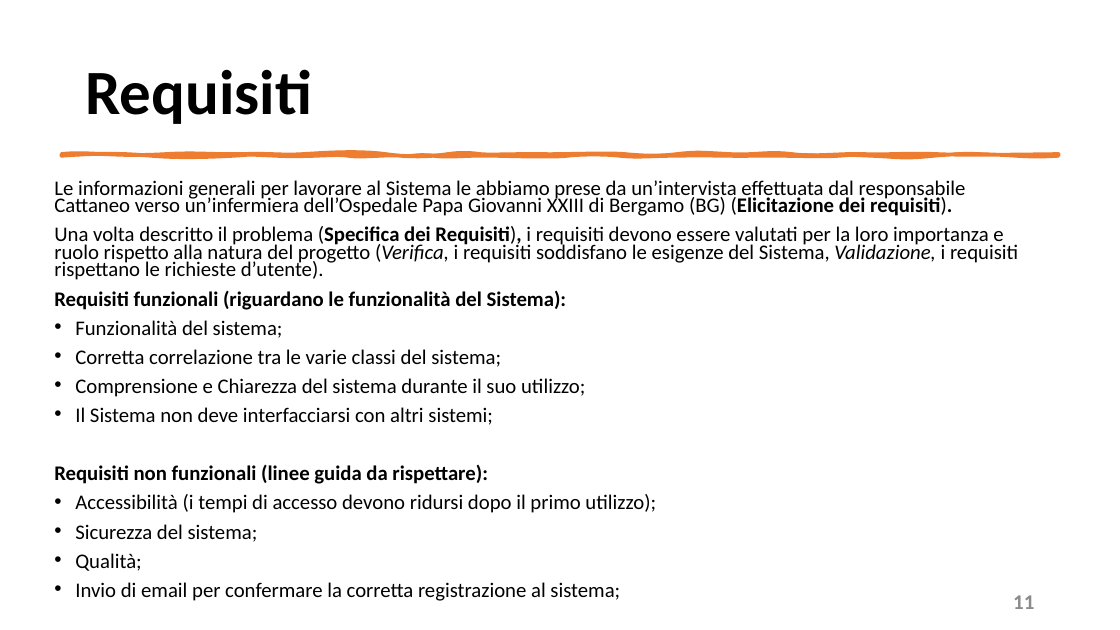
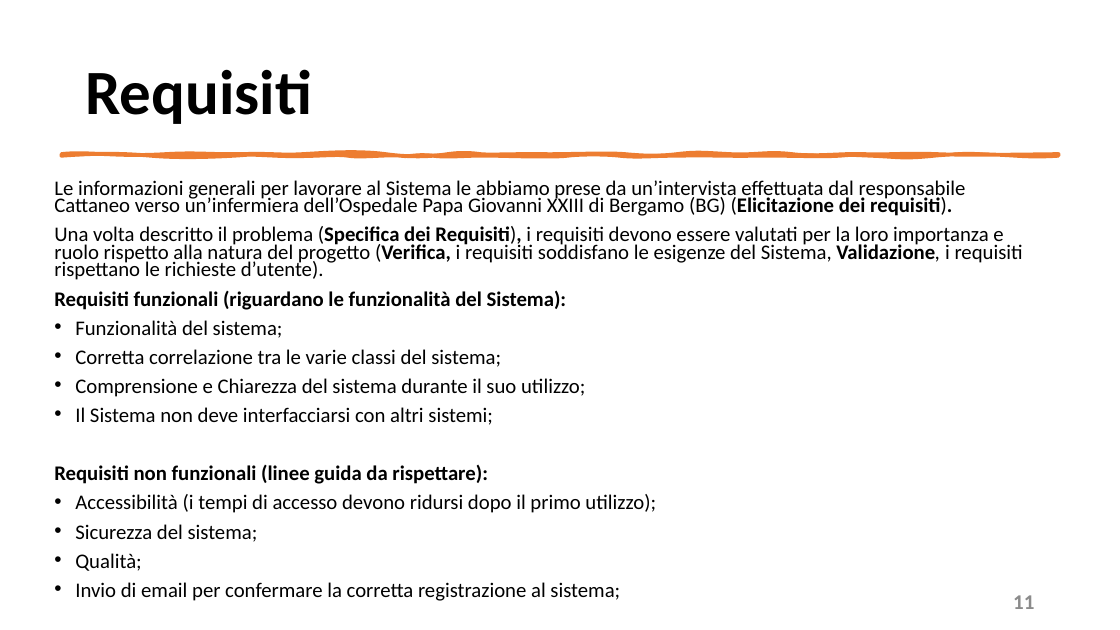
Before and after one commit to mangilimatteo/Progetto_Ingegneria_Software_Cattaneo_Mangili_Saini, a slide deck: slide 11 of Presentazione/Presentazione_Progetto.pptx. Drawn at 1120x630 pixels with LibreOffice and Linux fonts; fonts in the diff are those of the drawing. Boxes give left, top, right and bottom in pixels: in the first picture for what was removed or moved away, otherwise in the second. Text is boxed around its words. In the diff, an @@ line names an element or a change of style, - is before the commit and + after.

```diff
--- a/Presentazione/Presentazione_Progetto.pptx
+++ b/Presentazione/Presentazione_Progetto.pptx
@@ text at (54,226,1023,280): bold on, italic off in "(Verifica, Validazione," @@
```
Also in this commit, not shown: 5 other slides changed.
